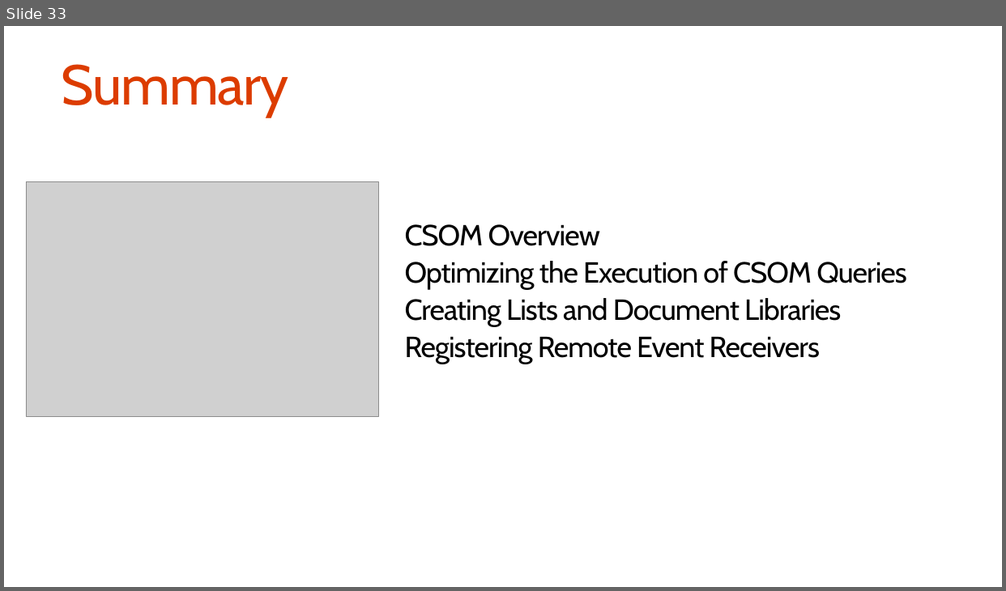
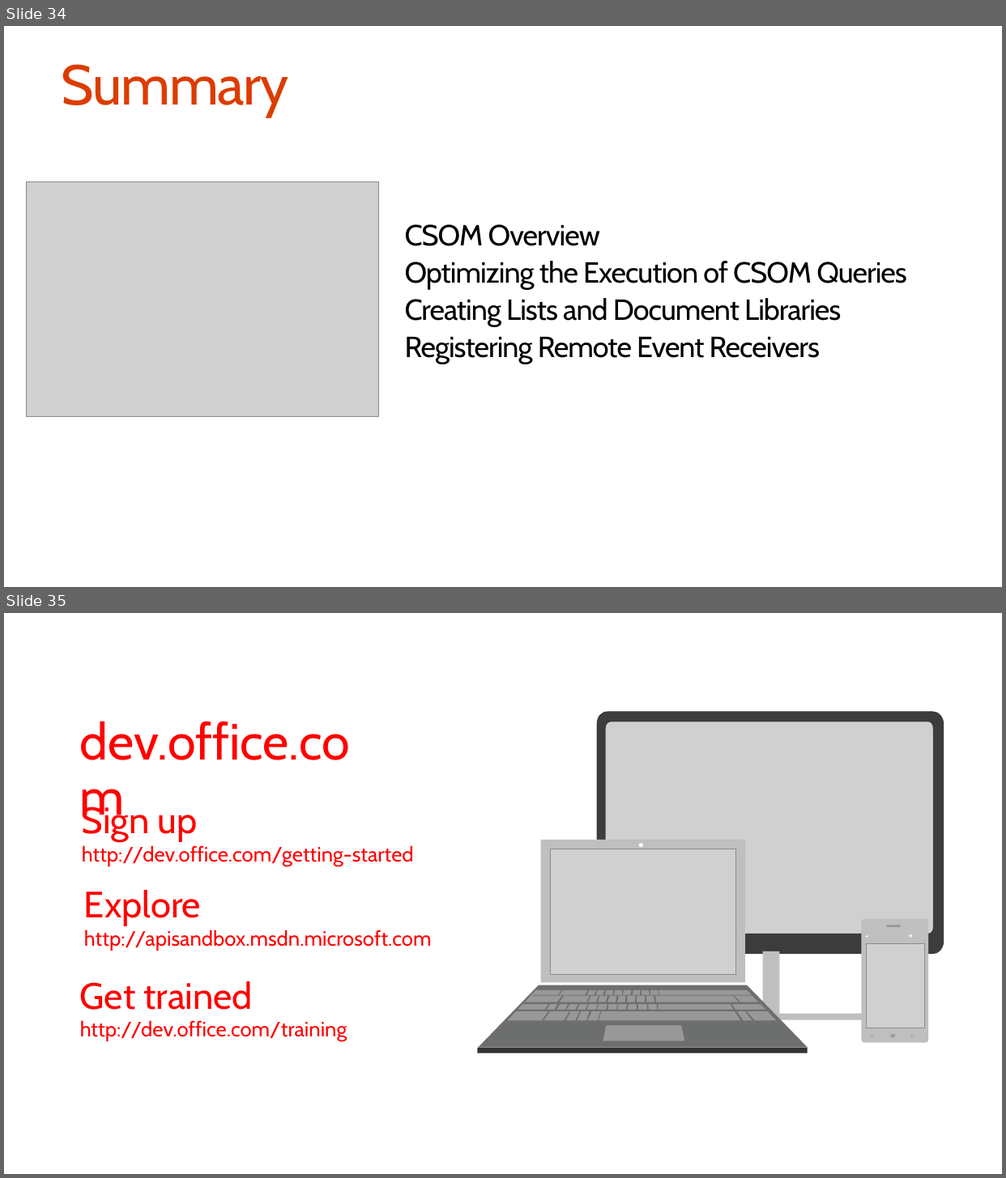
Before and after one commit to OfficeDev/TrainingContent, a slide deck: O3656-4 Deep dive into SharePoint Lists with CSOM APIs/O3656-4 Deep dive into SharePoint Lists with CSOM APIs.pptx. Shown one above the other, each under a label of ours: slide 33 before the commit, slides 34 and 35 after it. The pictures are 1006x591 and 1006x1178 pixels, drawn with LibreOffice and Linux fonts; fonts in the diff are those of the drawing; grey boxes stand for pictures. Boxes give left, top, right and bottom in pixels: in the first picture for what was removed or moved away, otherwise in the second. Text is boxed around its words. In the diff, an @@ line names an element or a change of style, - is before the commit and + after.

```diff
--- a/O3656-4 Deep dive into SharePoint Lists with CSOM APIs/O3656-4 Deep dive into SharePoint Lists with CSOM APIs.pptx
+++ b/O3656-4 Deep dive into SharePoint Lists with CSOM APIs/O3656-4 Deep dive into SharePoint Lists with CSOM APIs.pptx
@@ slide 35 added at bbox=[4, 613, 1002, 1174], background #FFFFFF @@
@@ text added at bbox=[80, 721, 351, 760], 49 pt, text #FF0000 @@
+dev.office.com
@@ text added at bbox=[82, 803, 414, 867], 20 pt, text #FF0000 @@
+Sign up
+http://dev.office.com/getting-started
@@ text added at bbox=[84, 890, 432, 951], 20 pt, text #FF0000 @@
+Explore
+http://apisandbox.msdn.microsoft.com
@@ group added at bbox=[597, 711, 944, 1020]: 2 rectangles, 1 picture, 1 freeform shape @@
@@ group added at bbox=[861, 919, 928, 1043]: 19 rectangles, 7 freeform shapes, 2 lines, 1 ellipse, 1 picture @@
@@ text added at bbox=[80, 982, 347, 1041], 20 pt, text #FF0000 @@
+Get trained
+http://dev.office.com/training
@@ group added at bbox=[477, 840, 808, 1053]: 41 freeform shapes, 7 rectangles, 1 picture, 1 ellipse @@
@@ what was slide 33 is now slide 34 @@
```
Also in this commit, not shown: 2 other slides added.
